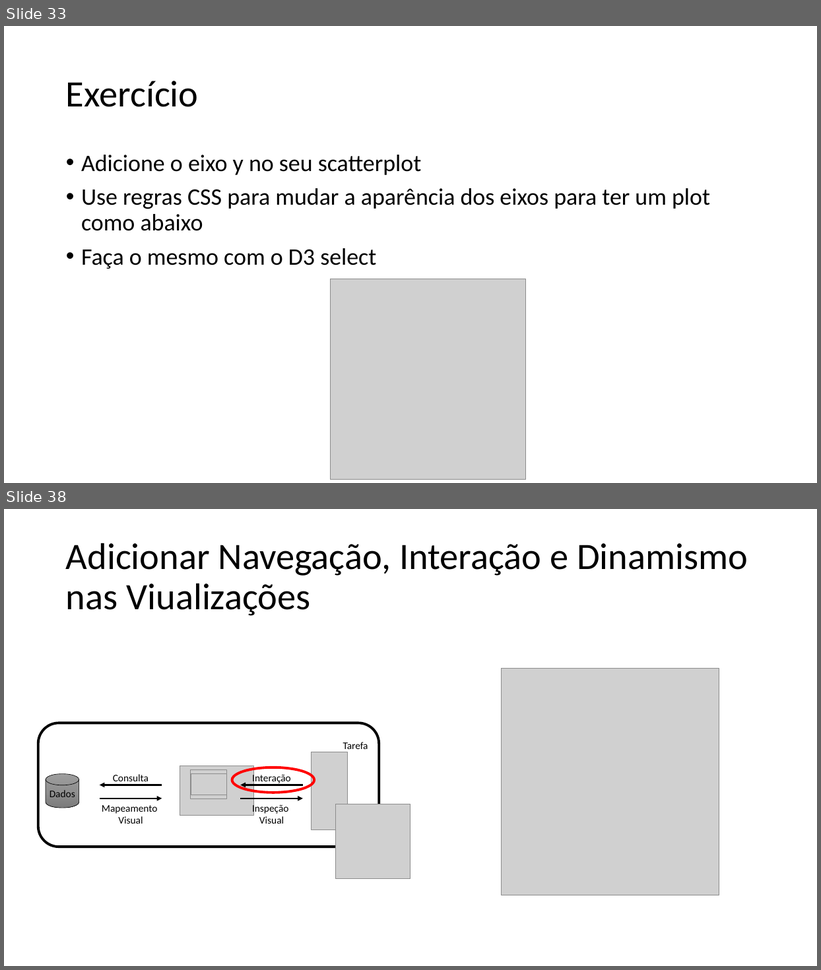
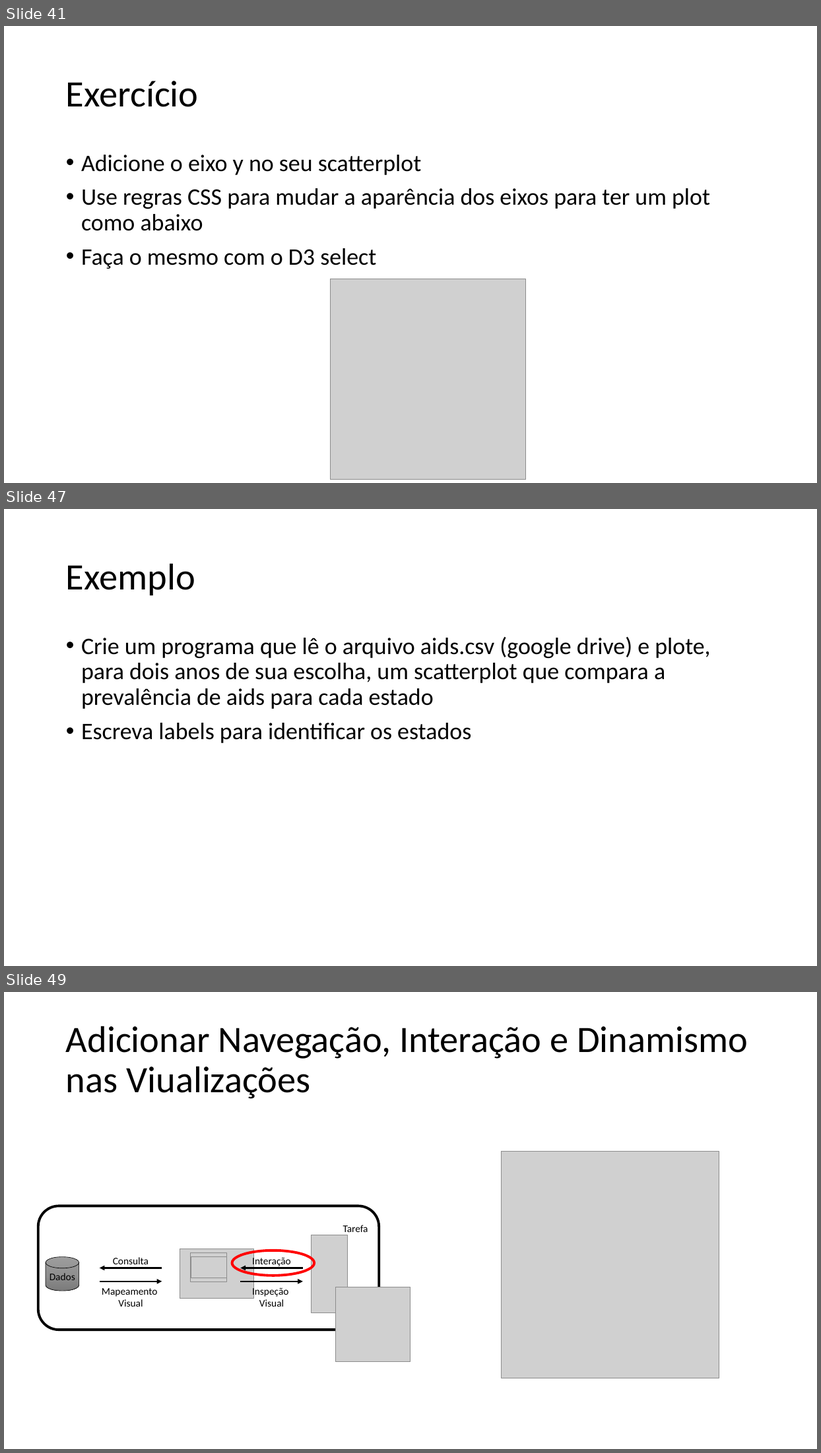
Before and after one commit to filipecmedeiros/Treinamento-d3.js, a slide deck: Aula2.pptx. Shown one above the other, each under a label of ours: slides 33 and 38 before the commit, slides 41, 47 and 49 after it; the slides between them are not shown. The pictures are 821x970 and 821x1453 pixels, drawn with LibreOffice and Linux fonts; fonts in the diff are those of the drawing; grey boxes stand for pictures. Boxes give left, top, right and bottom in pixels: in the first picture for what was removed or moved away, otherwise in the second. Text is boxed around its words. In the diff, an @@ line names an element or a change of style, - is before the commit and + after.

```diff
--- a/Aula2.pptx
+++ b/Aula2.pptx
@@ slide 47 added at [4,509,817,966], background #FFFFFF @@
@@ title added at [66,563,195,595], 44 pt, text #000000 @@
+Exemplo
@@ text added at [81,637,710,743], 28 pt, text #000000 @@
+• Crie um programa que lê o arquivo aids.csv (google drive) e plote, para dois anos de sua escolha, um scatterplot que compara a prevalência de aids para cada estado
+• Escreva labels para identificar os estados
@@ what was slide 33 is now slide 41 @@
@@ what was slide 38 is now slide 49 @@
```
Also in this commit, not shown: 7 slides changed, 30 other slides added, 8 slides removed, 11 other files.
